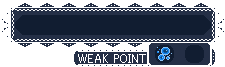
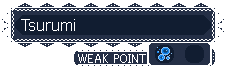
Two versions of the same layered image (225x67). Layer-by-layer changes:
renamed "Pasted Layer" to "Tsurumi", showed it, moved it above "BG", painted on it over [21, 19, 75, 31]
